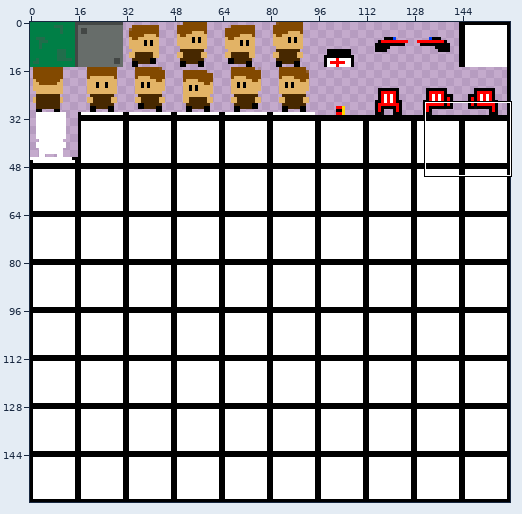
One commit to this sprite sheet: Zelda_Clone/res/spritesheet.png. Above: a wide view before the commit, with the close-up outlined.
Close-up. Before:
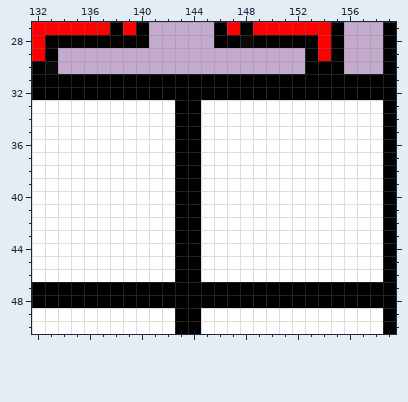
The file is 160x160 pixels. Pixels under 10% opacity are left out. Colours within 5 levels of each other are drawn and written as one. Shown: x 132..159, y 27..50.
After:
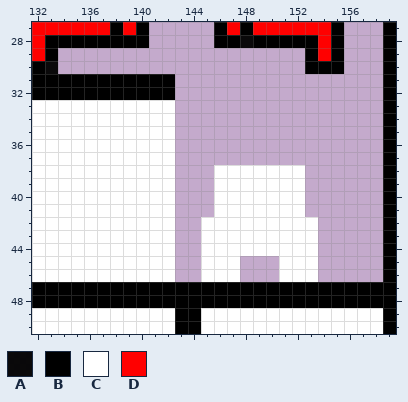
Palette (. is transparent): A #000000f2  B #000000  C #ffffff  D #ff0000
What changed:
y 31..32: x 143..158 BBBBBBBBBBBBBBBB -> ................
y 33..37: x 143..158 BBCCCCCCCCCCCCCC -> ................
y 38..41: x 143..145 BBC -> ...; x 153..158 CCCCCC -> ......
y 42..44: x 143..144 BB -> ..; x 154..158 CCCCC -> .....
y 45..46: x 143..144 BB -> ..; x 148..150 CCC -> ...; x 154..158 CCCCC -> .....
